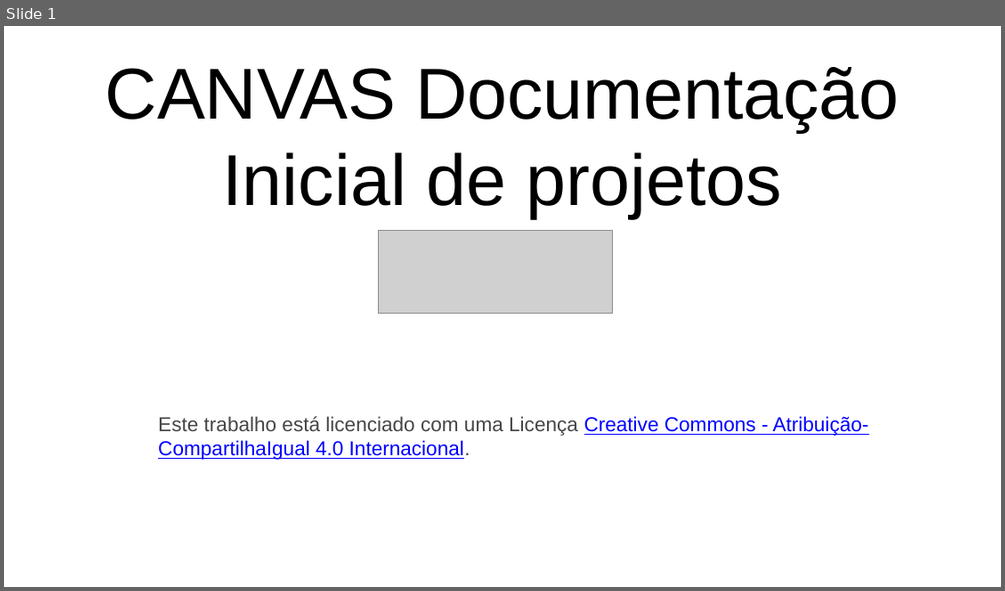
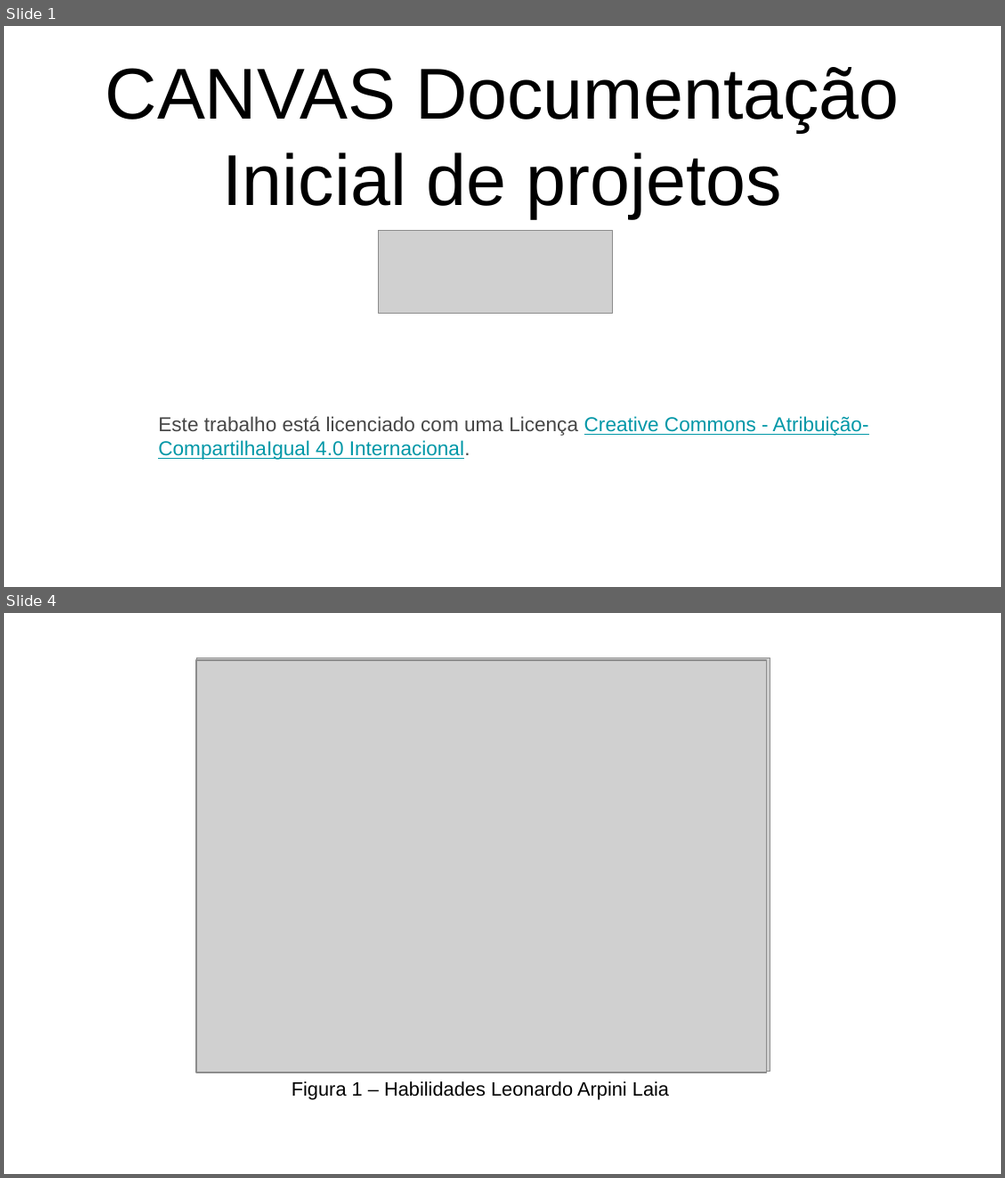
Before and after one commit to pulseirasaude/PS2019-1, a slide deck: Canvas Documentação de Projeto.pptx. Shown one above the other, each under a label of ours: slide 1 before the commit, slides 1 and 4 after it; the slides between them are not shown. The pictures are 1005x591 and 1005x1178 pixels, drawn with LibreOffice and Linux fonts; fonts in the diff are those of the drawing; grey boxes stand for pictures. Boxes give left, top, right and bottom in pixels: in the first picture for what was removed or moved away, otherwise in the second. Text is boxed around its words. In the diff, an @@ line names an element or a change of style, - is before the commit and + after.

```diff
--- a/Canvas Documentação de Projeto.pptx
+++ b/Canvas Documentação de Projeto.pptx
@@ slide 4 added at box(4, 613, 1001, 1174), background #FFFFFF @@
@@ picture added at box(196, 657, 770, 1070) @@
@@ picture added at box(196, 660, 767, 1072) @@
@@ text added at box(291, 1081, 669, 1100), 14 pt, text #000000 @@
+Figura 1 – Habilidades Leonardo Arpini Laia
@@ slide 1 changed as well @@
@@ text "Este trabalho está licenciado com ..." at box(158, 416, 869, 459): text colour #0000FF to #0097A7 in "Creative Commons - Atribuição-CompartilhaIgual 4.0 Internaci ..."; highlight none to #FFFFFF @@
```
Also in this commit, not shown: 1 other slide changed, 2 other slides added, 2 slides removed.
